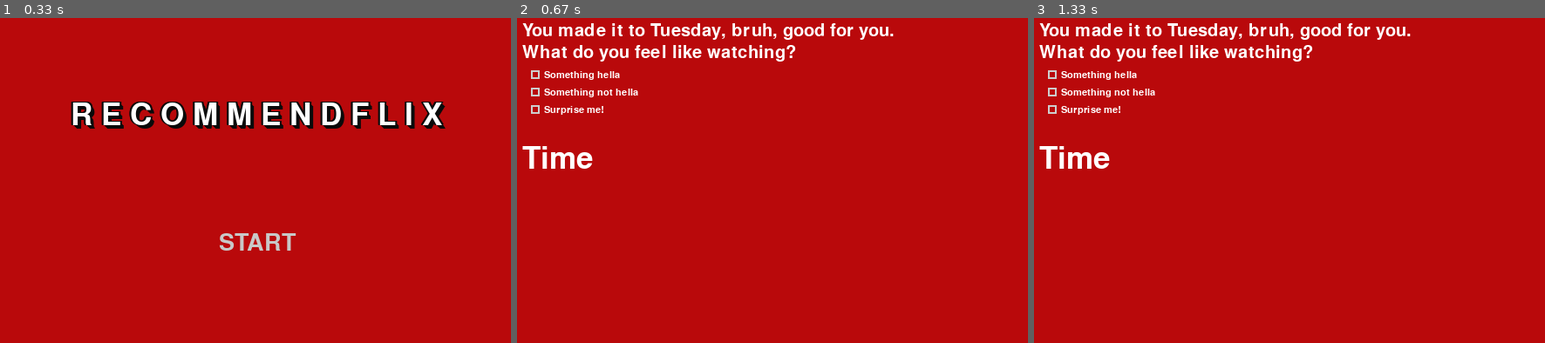
Above: before the commit, frames 1-3 (left to right).
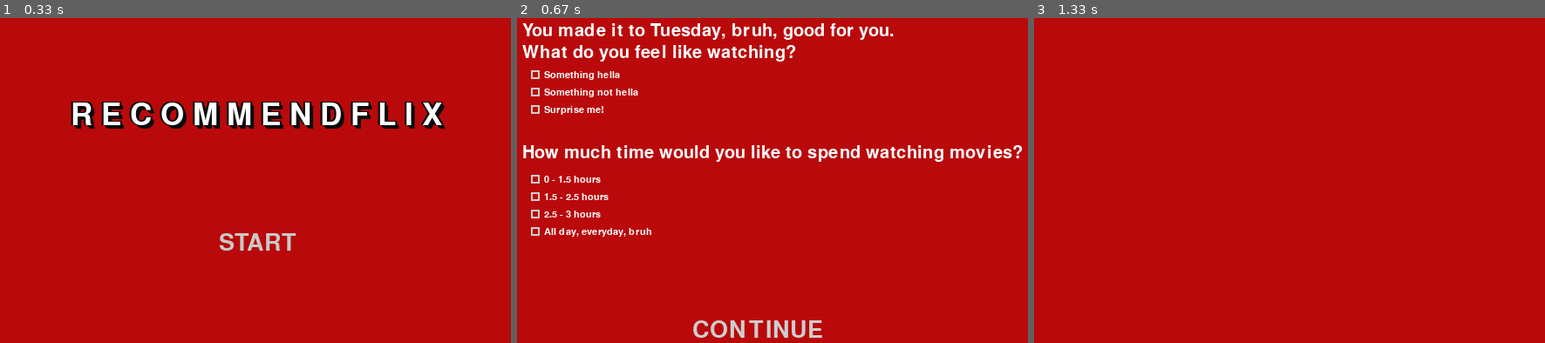
Above: after the commit, the same moments.

Repository: gmilton/RecommeNDflix
Game: pygame game, started from initialscreen.py
Same seed, same stepped clock (60 frames per second), same inputs: the game is played once before the commit and once after it. The source is Python 2; it was converted automatically to run under Python 3.
Inputs (mouse positions are in pixels of both pictures, inside the frame that each line leads up to):
- Up to frame 1 (0.33 s): no input
- Up to frame 2 (0.67 s): click (777, 242) at 0.38 s
- Up to frame 3 (1.33 s): click (1274, 330) at 0.72 s

Frame 1 is identical in both runs. In frame 2, 3.5% of the frame differs, in the area x 1-99%, y 39-99%; in frame 3, 3.4%.

Commit message:
Added menu screen

Diff:
--- a/initialscreen.py
+++ b/initialscreen.py
@@ -46,6 +46,7 @@
 text_horizontal = 85
 run = True
 title_screen = True
+menu_screen = False
 new_screen = False
 checkbox_x = 20
 checkbox_y = 65
@@ -54,6 +55,7 @@
 netflix_red = (185, 9, 11)
 light_paprika = (255, 153, 153)
 checkbox_color = [netflix_red, netflix_red, netflix_red]
+time_color = [netflix_red, netflix_red, netflix_red, netflix_red]
 WEEKDAY=datetime.datetime.today().weekday()
 
 if WEEKDAY==0:
@@ -103,32 +105,76 @@
             x, y = pygame.mouse.get_pos()
             if x > 250 and x < 350:
                 if y > 250 and y < 275:
-                    new_screen = True
+                    menu_screen = True
                     title_screen = False
-    while new_screen:
+    while menu_screen:
+	# Background color
         background.fill((185,9,11))
+
+	# Message about day/time of day
     	day_font = pygame.font.SysFont(None, 30)
     	day_message = day_font.render("You made it to "+str(DAY)+", bruh, good for you.", 1, (255, 255, 255))
+
+	# Question about what to watch
 	genre_font = pygame.font.SysFont(None, 30)
 	genre = genre_font.render("What do you feel like watching?", 1, (255, 255, 255))
-        time_font = pygame.font.SysFont(None, 52)
-        time = time_font.render("Time", 1, (255, 255, 255))
+
+	# ------- Genre Options ------------
         options_font = pygame.font.SysFont(None, 16)
+
+	# Names for each genre
         option1 = options_font.render("Something hella", 1, (255, 255, 255))
         option2 = options_font.render("Something not hella", 1, (255, 255, 255))
         option3 = options_font.render("Surprise me!", 1, (255, 255, 255))
+
+	# Checkboxes for each genre
         pygame.draw.rect(background, (205,205,205), (checkbox_x, checkbox_y, checkbox_size, checkbox_size), checkbox_thickness)
 	pygame.draw.rect(background, checkbox_color[0], (checkbox_x+2, checkbox_y+2, checkbox_size-4, checkbox_size-4), 0)
 	pygame.draw.rect(background, (205,205,205), (checkbox_x, checkbox_y+20, checkbox_size, checkbox_size), checkbox_thickness)
 	pygame.draw.rect(background, checkbox_color[1], (checkbox_x+2, checkbox_y+22, checkbox_size-4, checkbox_size-4), 0)
 	pygame.draw.rect(background, (205,205,205), (checkbox_x, checkbox_y+40, checkbox_size, checkbox_size), checkbox_thickness)
 	pygame.draw.rect(background, checkbox_color[2], (checkbox_x+2, checkbox_y+42, checkbox_size-4, checkbox_size-4), 0)
+
+	# Question about how much time to spend
+        time_font = pygame.font.SysFont(None, 30)
+        time = time_font.render("How much time would you like to spend watching movies?", 1, (255, 255, 255))
+
+	# ---------- Time Options --------------
+        times_font = pygame.font.SysFont(None, 16)
+
+	# Ranges of time as options
+       	range1 = options_font.render("0 - 1.5 hours", 1, (255, 255, 255))
+        range2 = options_font.render("1.5 - 2.5 hours", 1, (255, 255, 255))
+        range3 = options_font.render("2.5 - 3 hours", 1, (255, 255, 255))
+	range4 = options_font.render("All day, everyday, bruh", 1, (255, 255, 255))
+
+	# Checkboxes for each time
+        pygame.draw.rect(background, (205,205,205), (checkbox_x, checkbox_y+120, checkbox_size, checkbox_size), checkbox_thickness)
+	pygame.draw.rect(background, time_color[0], (checkbox_x+2, checkbox_y+120+2, checkbox_size-4, checkbox_size-4), 0)
+	pygame.draw.rect(background, (205,205,205), (checkbox_x, checkbox_y+140, checkbox_size, checkbox_size), checkbox_thickness)
+	pygame.draw.rect(background, time_color[1], (checkbox_x+2, checkbox_y+142, checkbox_size-4, checkbox_size-4), 0)
+	pygame.draw.rect(background, (205,205,205), (checkbox_x, checkbox_y+160, checkbox_size, checkbox_size), checkbox_thickness)
+	pygame.draw.rect(background, time_color[2], (checkbox_x+2, checkbox_y+162, checkbox_size-4, checkbox_size-4), 0)
+	pygame.draw.rect(background, (205,205,205), (checkbox_x, checkbox_y+180, checkbox_size, checkbox_size), checkbox_thickness)
+	pygame.draw.rect(background, time_color[3], (checkbox_x+2, checkbox_y+182, checkbox_size-4, checkbox_size-4), 0)
+
+	continue_font = pygame.font.Font(None, 40)
+	continue_button = continue_font.render("CONTINUE", 1, (205, 205, 205))
+
+	# Add everything to background
 	background.blit(day_message, (10,10))
 	background.blit(genre, (10, 35))
-	background.blit(time, (10, 150))
 	background.blit(option1, (checkbox_x + 15, checkbox_y))
 	background.blit(option2, (checkbox_x + 15, checkbox_y + 20))
 	background.blit(option3, (checkbox_x + 15, checkbox_y + 40))
+	background.blit(time, (10, 150))
+        background.blit(range1, (checkbox_x+15, checkbox_y+120))
+        background.blit(range2, (checkbox_x + 15, checkbox_y+140))
+        background.blit(range3, (checkbox_x + 15, checkbox_y + 160))
+        background.blit(range4, (checkbox_x + 15, checkbox_y + 180))
+	background.blit(continue_button, (text_horizontal + 120, text_vertical + 250))
+
+	# Add background to screen
 	screen.blit(background, (0, 0))
         pygame.display.flip()
         event = pygame.event.poll()
@@ -143,6 +189,27 @@
                     checkbox_color[1] = toggle_colors(checkbox_color, 1)
                 if y > checkbox_y+40 and y < checkbox_y+checkbox_size+40:
                     checkbox_color[2] = toggle_colors(checkbox_color, 2)
+
+                if y > checkbox_y+120 and y < checkbox_y+checkbox_size+120:
+                    time_color[0] = toggle_colors(time_color, 0)
+                if y > checkbox_y+140 and y < checkbox_y+checkbox_size+140:
+                    time_color[1] = toggle_colors(time_color, 1)
+                if y > checkbox_y+160 and y < checkbox_y+checkbox_size+160:
+                    time_color[2] = toggle_colors(time_color, 2)
+                if y > checkbox_y+180 and y < checkbox_y+checkbox_size+180:
+                    time_color[3] = toggle_colors(time_color, 3)
+            if x > 200 and x < 360:
+                if y > 350 and y < 375:
+                    new_screen = True
+                    menu_screen = False
+        if event.type == pygame.QUIT:
+            menu_screen = False
+            run = False
+    while new_screen:
+        background.fill((185,9,11))
+        screen.blit(background, (0, 0))
+        pygame.display.flip()
+        event = pygame.event.poll()
         if event.type == pygame.QUIT:
             new_screen = False
             run = False
